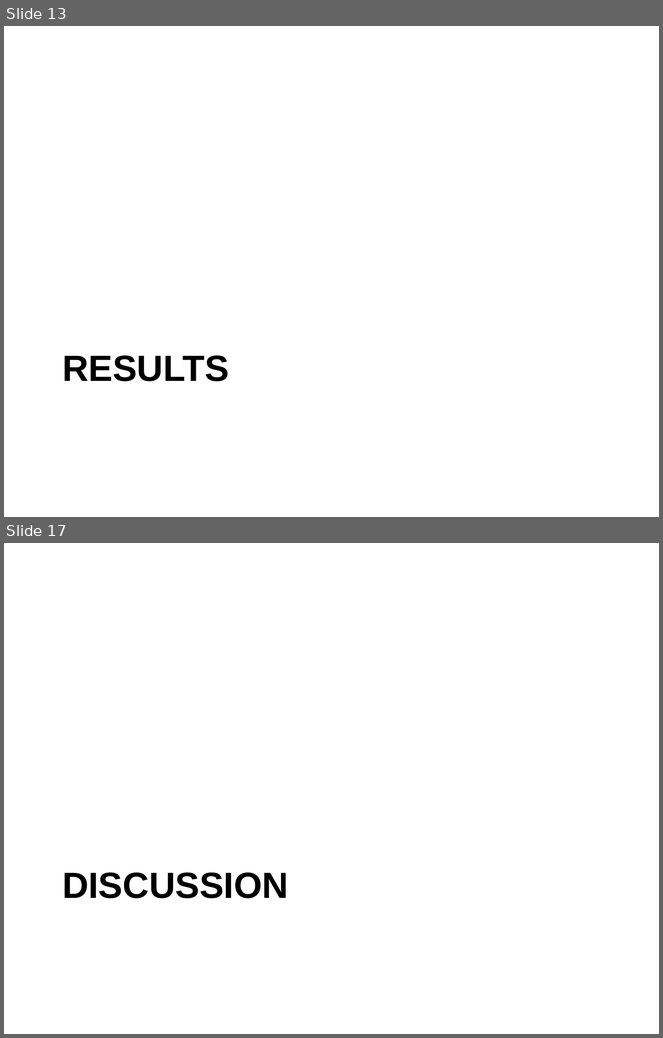
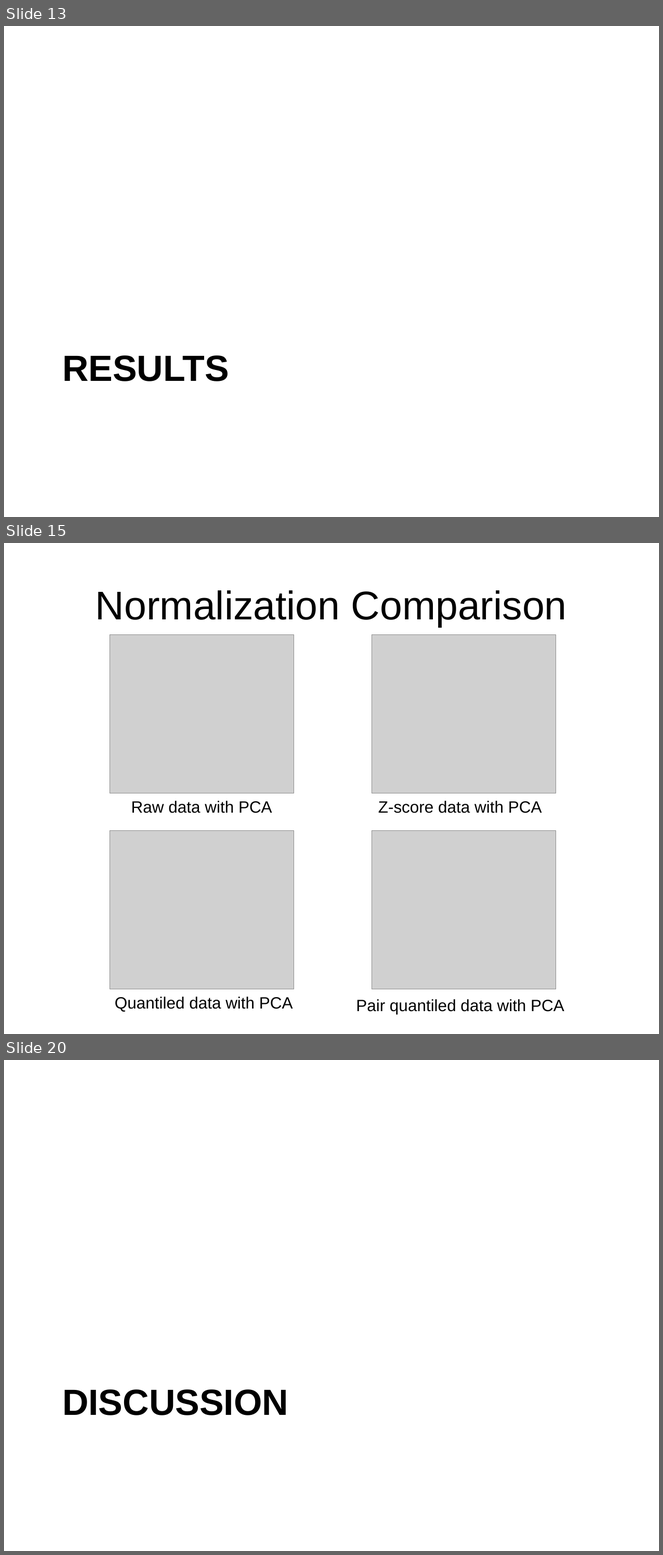
Before and after one commit to eotles/CS838, a slide deck: ProjectPresentation.pptx. Shown one above the other, each under a label of ours: slides 13 and 17 before the commit, slides 13, 15 and 20 after it; the slides between them are not shown. The pictures are 663x1038 and 663x1555 pixels, drawn with LibreOffice and Linux fonts; fonts in the diff are those of the drawing; grey boxes stand for pictures. Boxes give left, top, right and bottom in pixels: in the first picture for what was removed or moved away, otherwise in the second. Text is boxed around its words. In the diff, an @@ line names an element or a change of style, - is before the commit and + after.

```diff
--- a/ProjectPresentation.pptx
+++ b/ProjectPresentation.pptx
@@ slide 15 added at <box>4,543,659,1034</box>, background #FFFFFF @@
@@ title added at <box>96,590,567,627</box>, 44 pt, text #000000 @@
+Normalization Comparison
@@ picture added at <box>110,635,294,793</box> @@
@@ picture added at <box>372,635,556,793</box> @@
@@ text added at <box>131,801,272,813</box>, 18 pt, text #000000 @@
+Raw data with PCA
@@ text added at <box>378,801,542,813</box>, 18 pt, text #000000 @@
+Z-score data with PCA
@@ picture added at <box>110,831,294,989</box> @@
@@ picture added at <box>372,831,556,989</box> @@
@@ text added at <box>115,997,293,1012</box>, 18 pt, text #000000 @@
+Quantiled data with PCA
@@ text added at <box>356,1000,565,1015</box>, 18 pt, text #000000 @@
+Pair quantiled data with PCA
@@ what was slide 17 is now slide 20 @@
```
Also in this commit, not shown: 4 slides changed, 8 other slides added, 6 slides removed.
